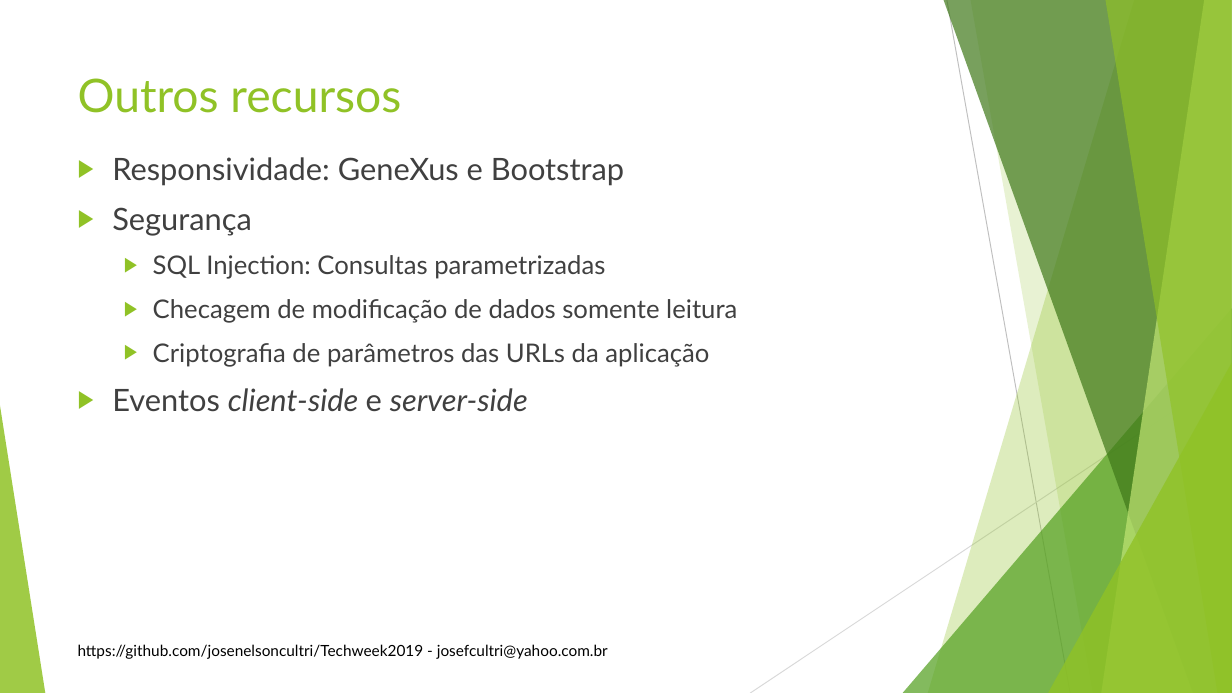
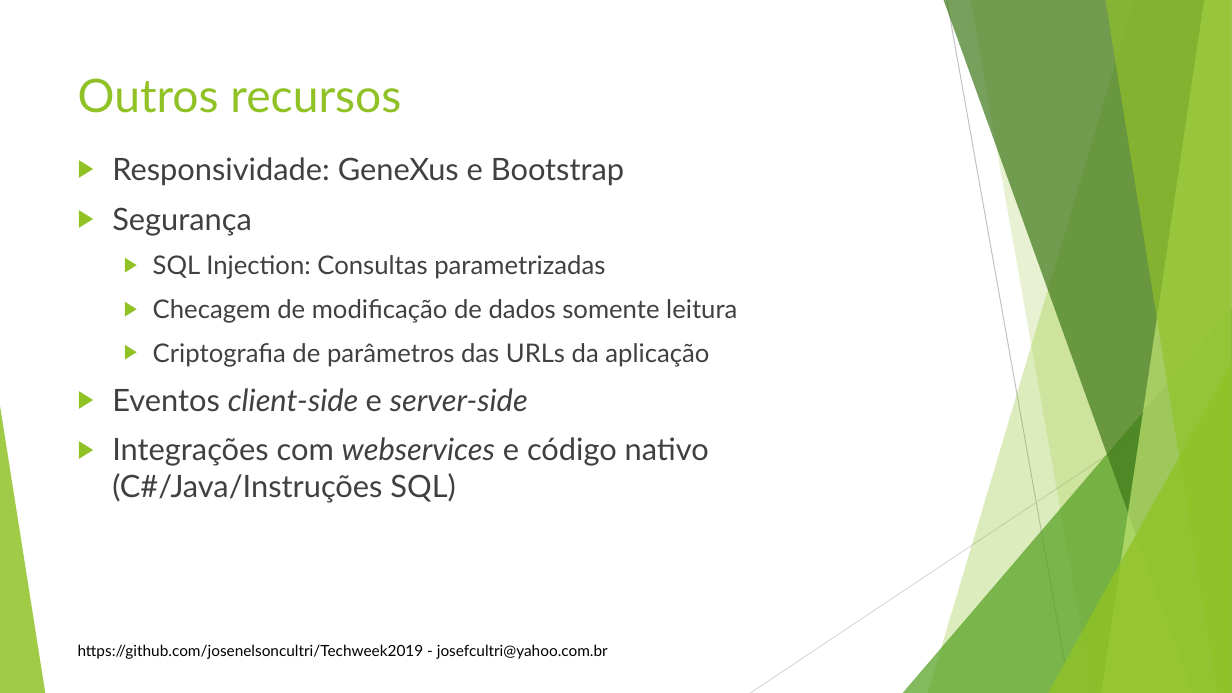
Before and after one commit to josenelsoncultri/Techweek2019, a slide deck: slide 17 of Techweek2019.pptx. Drawn at 1232x693 pixels with LibreOffice and Linux fonts; fonts in the diff are those of the drawing; background and template pictures are left out. Boxes give left, top, right and bottom in pixels: in the first picture for what was removed or moved away, otherwise in the second. Text is boxed around its words. In the diff, an @@ line names an element or a change of style, - is before the commit and + after.

```diff
--- a/Techweek2019.pptx
+++ b/Techweek2019.pptx
@@ text at (112, 437, 709, 503): paragraph added @@
+▶ Integrações com webservices e código nativo (C#/Java/Instruções SQL)
```
Also in this commit, not shown: 1 other slide changed, 1 slide added, 1 slide removed, 1 other file.
